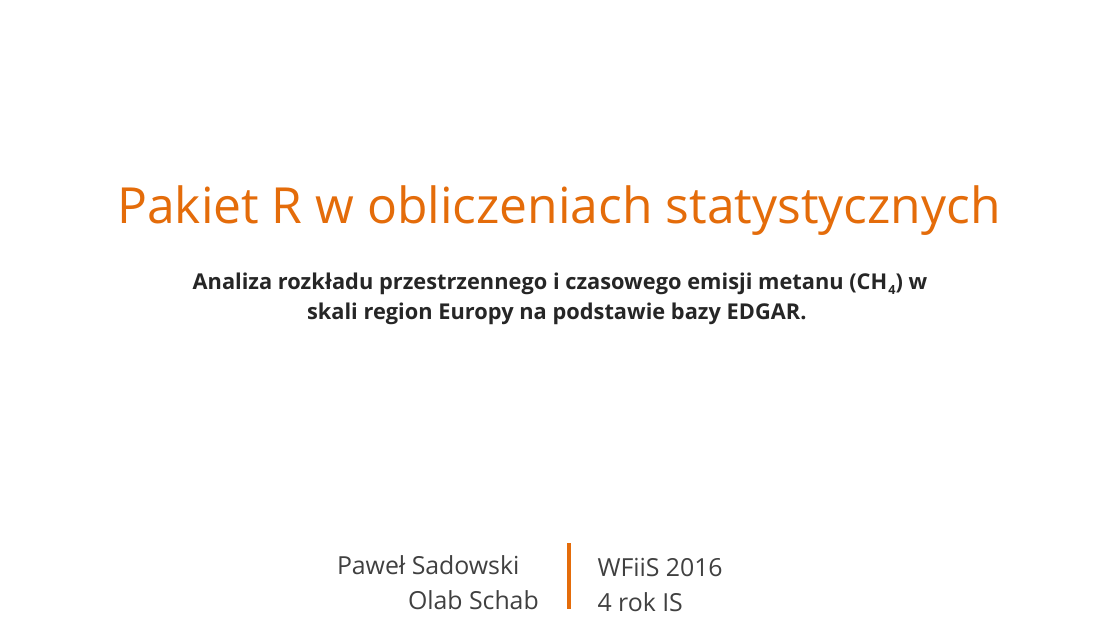
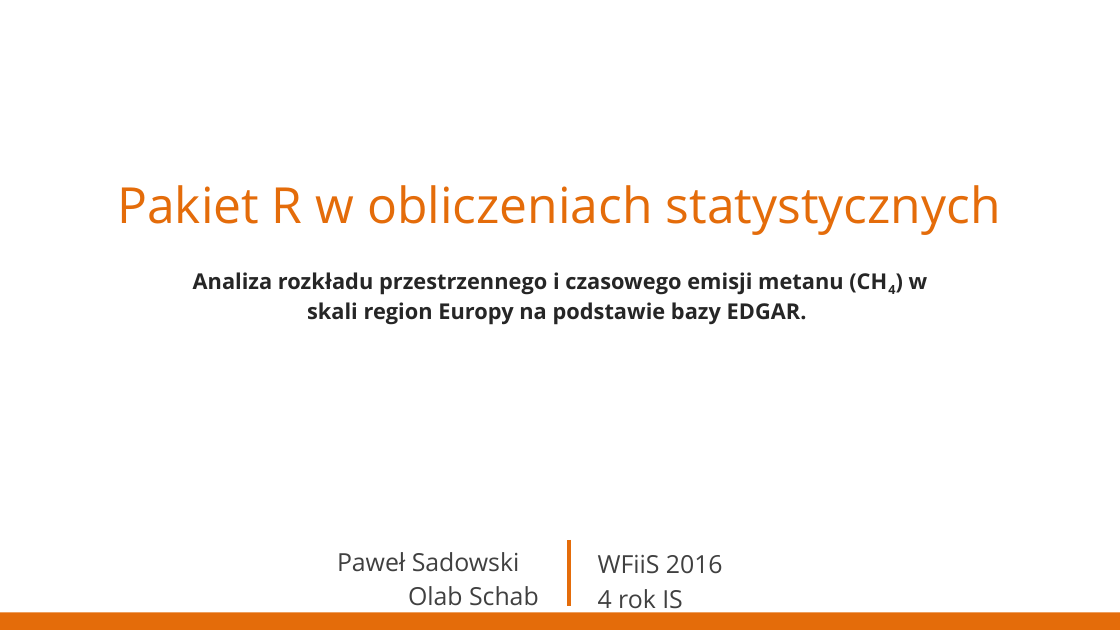
Before and after one commit to Sharkuu/R-project, a slide deck: slide 1 of Prezentacja.pptx. Drawn at 1120x630 pixels with LibreOffice and Linux fonts; fonts in the diff are those of the drawing; background and template pictures are left out. Boxes give left, top, right and bottom in pixels: in the first picture for what was removed or moved away, otherwise in the second. Text is boxed around its words. In the diff, an @@ line names an element or a change of style, - is before the commit and + after.

```diff
--- a/Prezentacja.pptx
+++ b/Prezentacja.pptx
@@ text "Paweł Sadowski" moved from (x1=337, y1=555, x2=539, y2=610) to (x1=337, y1=552, x2=539, y2=606) @@
@@ line moved from (569, 543) - (569, 609) to (569, 540) - (569, 606) @@
@@ rectangle added at (x1=0, y1=613, x2=1120, y2=630), fill #E46C0A @@
```
Also in this commit, not shown: 13 other slides changed, 1 slide added, 2 slides removed.
